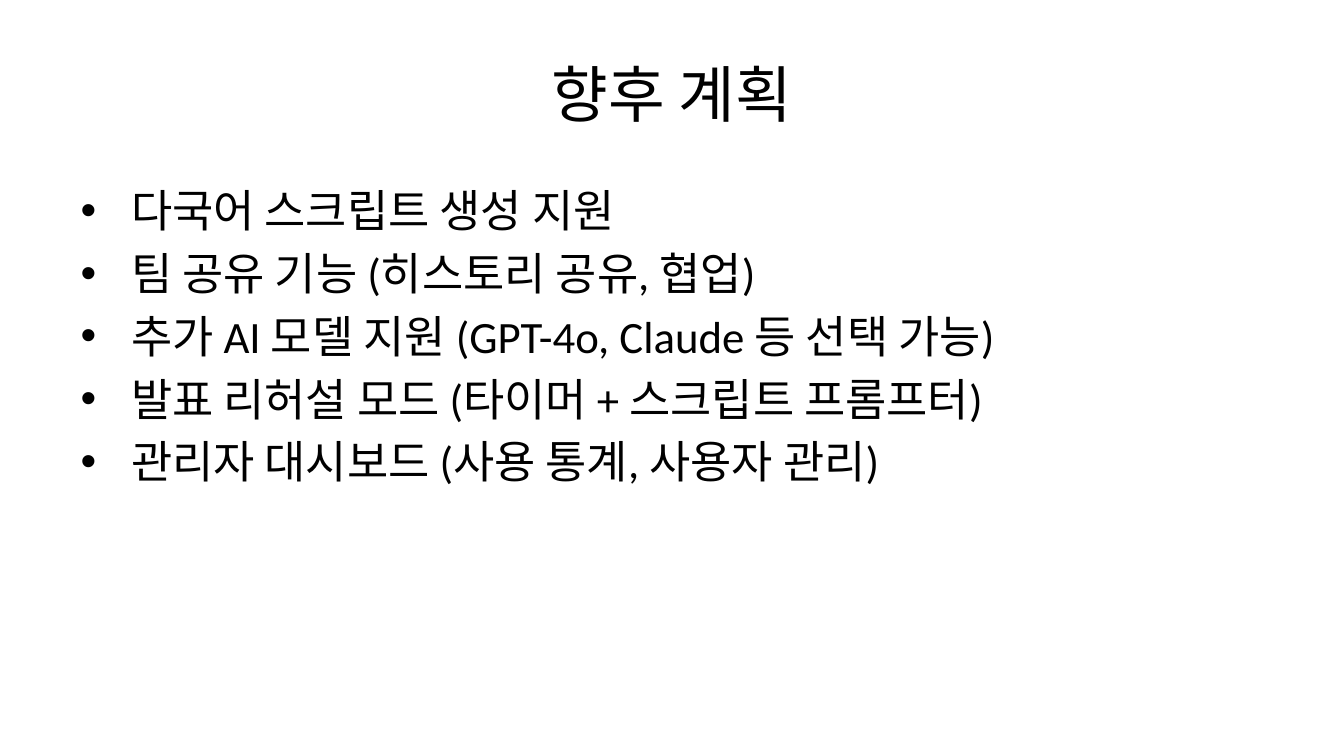
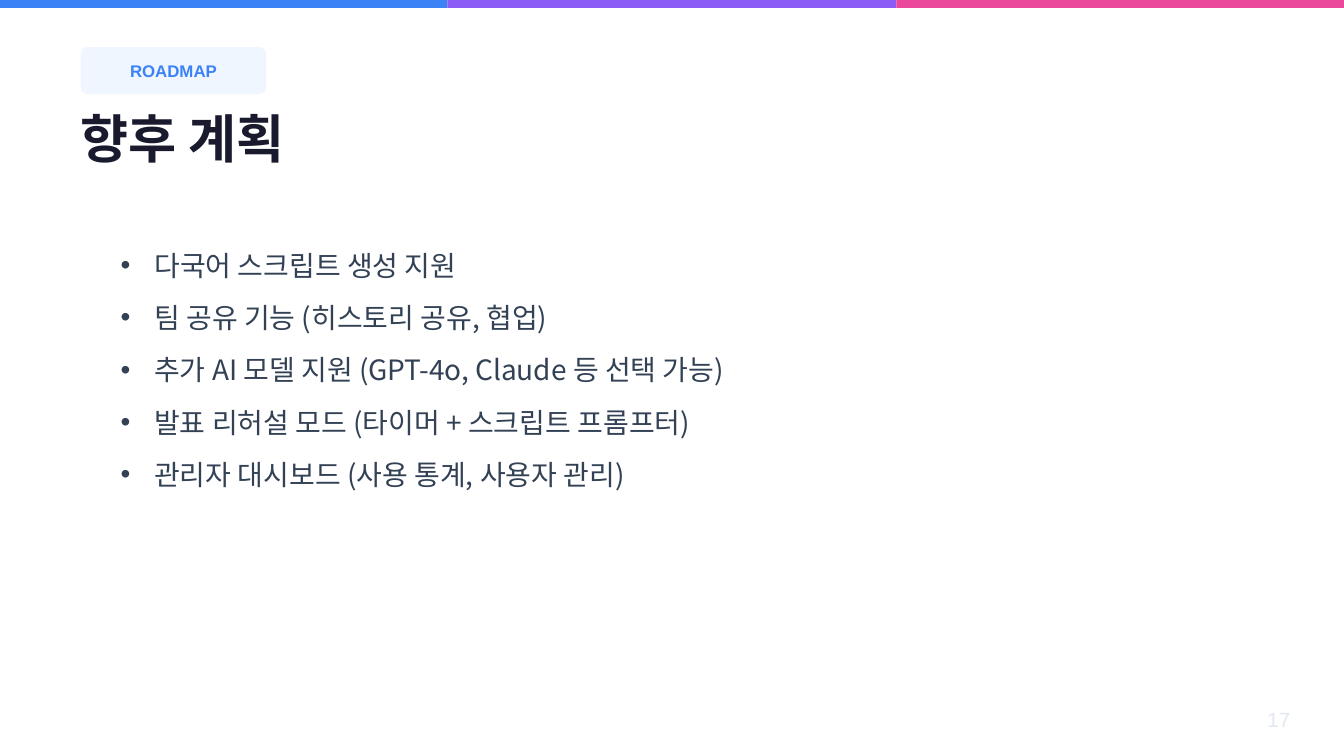
Before and after one commit to shinysky73/ai-worker, a slide deck: slide 17 of docs/REPORT_SLIDES.pptx (slide 16 before the commit). Drawn at 1344x756 pixels with LibreOffice and Linux fonts; fonts in the diff are those of the drawing. Boxes give left, top, right and bottom in pixels: in the first picture for what was removed or moved away, otherwise in the second. Text is boxed around its words. In the diff, an @@ line names an element or a change of style, - is before the commit and + after.

```diff
--- a/docs/REPORT_SLIDES.pptx
+++ b/docs/REPORT_SLIDES.pptx
@@ rectangle added at (0,0,448,8), fill #3B82F6 @@
@@ rectangle added at (448,0,896,8), fill #8B5CF6 @@
@@ rectangle added at (896,0,1344,8), fill #EC4899 @@
@@ rounded rectangle added at (81,47,266,94), fill #EFF6FF @@
@@ text added at (130,65,217,77), 9 pt, text #3B82F6, bold @@
+ROADMAP
@@ text "향후 계획": place and size @@
-text "향후 계획" at (552,65,792,122)
+text "향후 계획" at (81,114,284,163)
@@ text "향후 계획" at (81,114,284,163): size 33 to 28 pt, font Calibri to Noto Sans CJK KR, text colour #000000 to #1A1A2E, bold on; alignment centre to left @@
@@ text "다국어 스크립트 생성 지원": place and size @@
-text "다국어 스크립트 생성 지원" at (131,190,994,484)
+text "다국어 스크립트 생성 지원" at (154,253,724,491)
@@ text "다국어 스크립트 생성 지원" at (154,253,724,491): size 24 to 15 pt, font Calibri to Noto Sans CJK KR, text colour #000000 to #334155; indent changed; more space between paragraphs; vertical alignment top to middle @@
```
Also in this commit, not shown: 15 other slides changed, 2 slides added, 1 slide removed, 1 other file.
